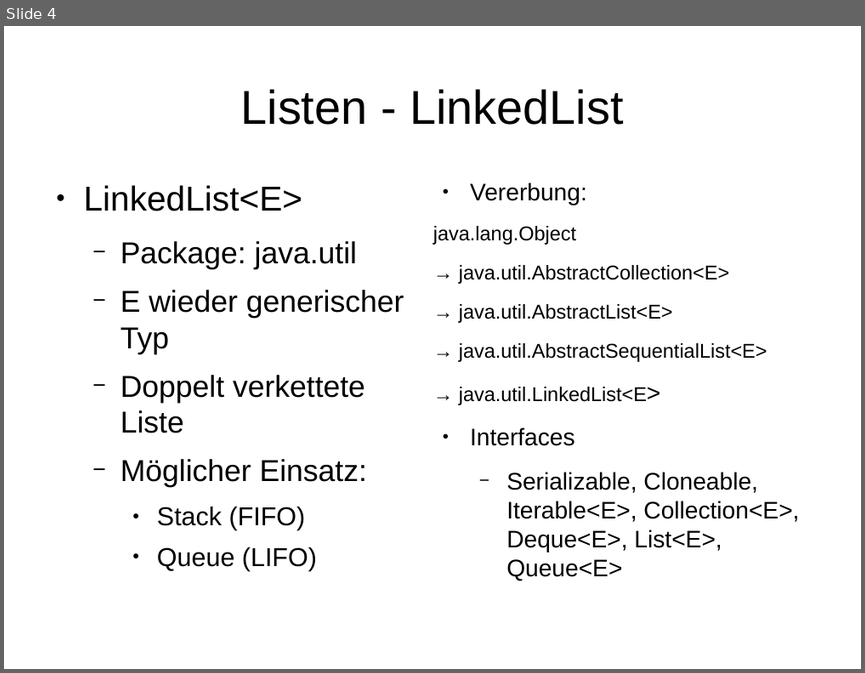
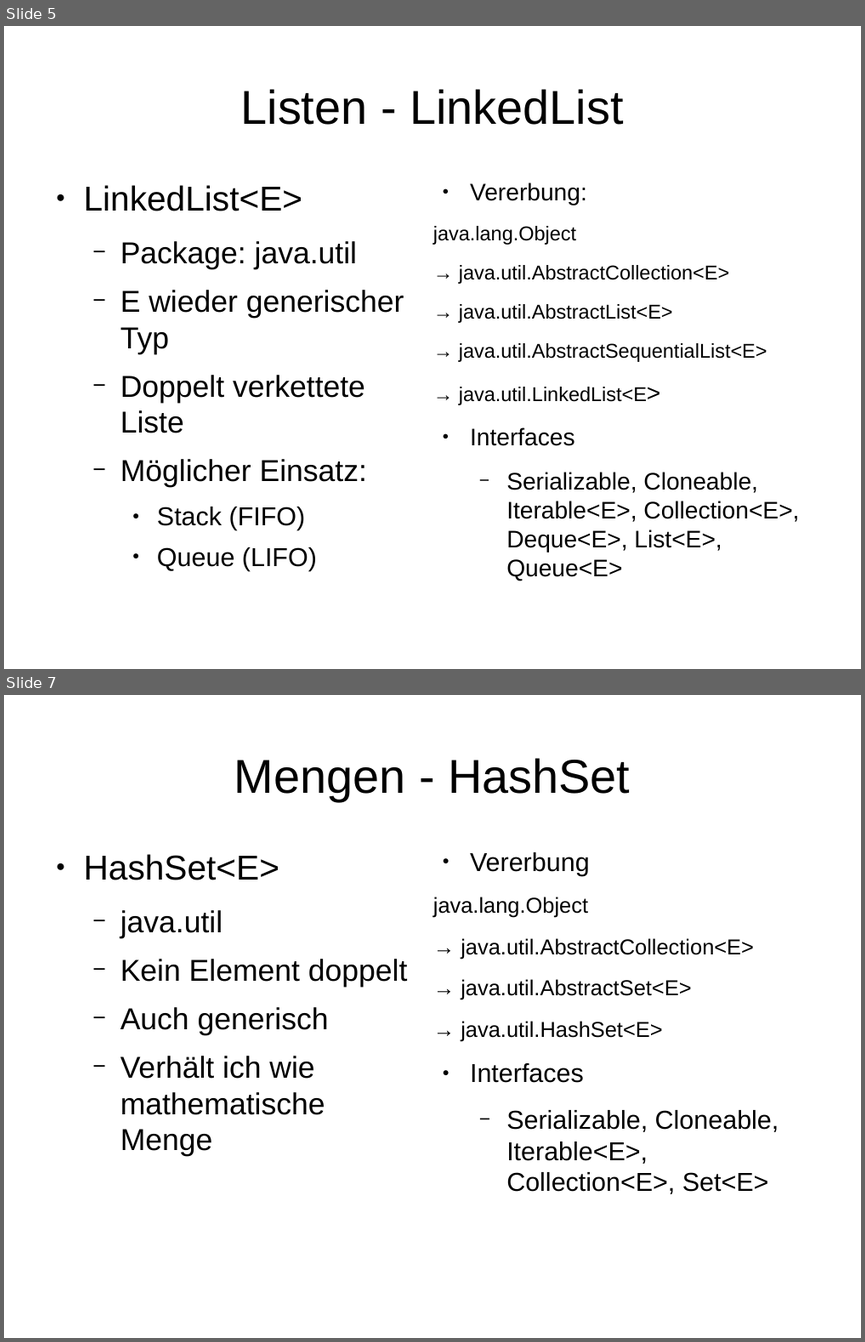
Before and after one commit to gormed/tutorium, a slide deck: Java_Documentation_Slides.odp. Shown one above the other, each under a label of ours: slide 4 before the commit, slides 5 and 7 after it; the slides between them are not shown. The pictures are 865x673 and 865x1342 pixels, drawn with LibreOffice and Linux fonts; fonts in the diff are those of the drawing. Boxes give left, top, right and bottom in pixels: in the first picture for what was removed or moved away, otherwise in the second. Text is boxed around its words. In the diff, an @@ line names an element or a change of style, - is before the commit and + after.

```diff
--- a/Java_Documentation_Slides.odp
+++ b/Java_Documentation_Slides.odp
@@ slide 7 added at (4, 695, 861, 1338), background #FFFFFF @@
@@ title added at (234, 758, 630, 801), 44 pt, text #000000 @@
+Mengen - HashSet
@@ text added at (84, 854, 408, 1157), 28 pt, text #000000 @@
+● HashSet<E>
+  − java.util
+  − Kein Element doppelt
+  − Auch generisch
+  − Verhält ich wie mathematische Menge
@@ text added at (433, 852, 779, 1194), 20 pt, text #000000 @@
+● Vererbung
+java.lang.Object
+→ java.util.AbstractCollection<E>
+→ java.util.AbstractSet<E>
+→ java.util.HashSet<E>
+● Interfaces
+  − Serializable, Cloneable, Iterable<E>, Collection<E>, Set<E>
@@ what was slide 4 is now slide 5 @@
```
Also in this commit, not shown: 1 slide changed, 9 other slides added, 1 slide removed, 2 other files.
